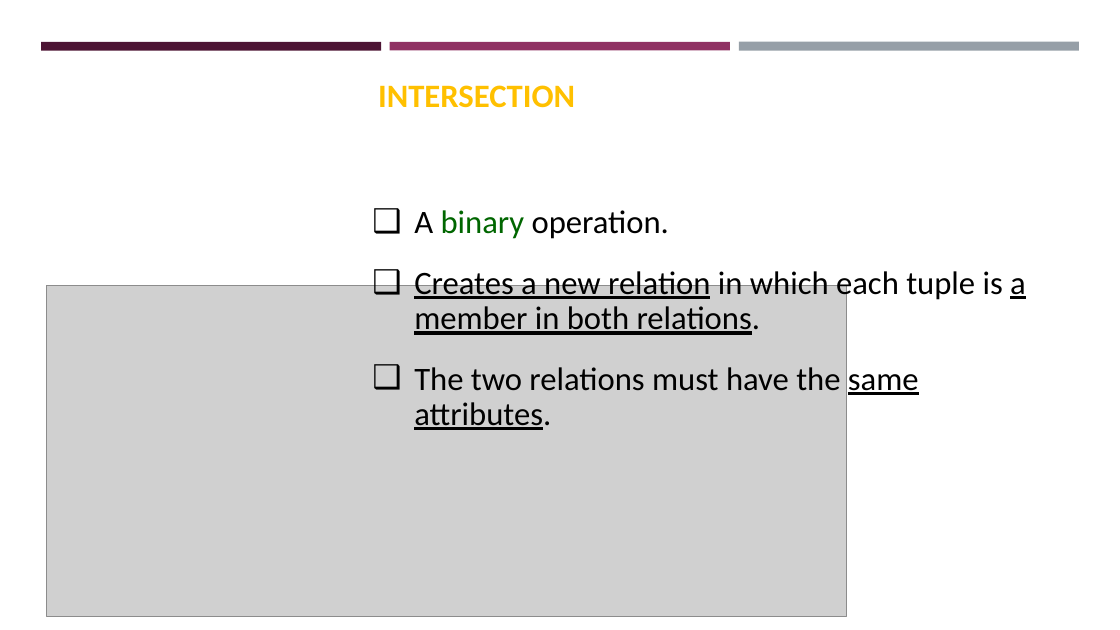
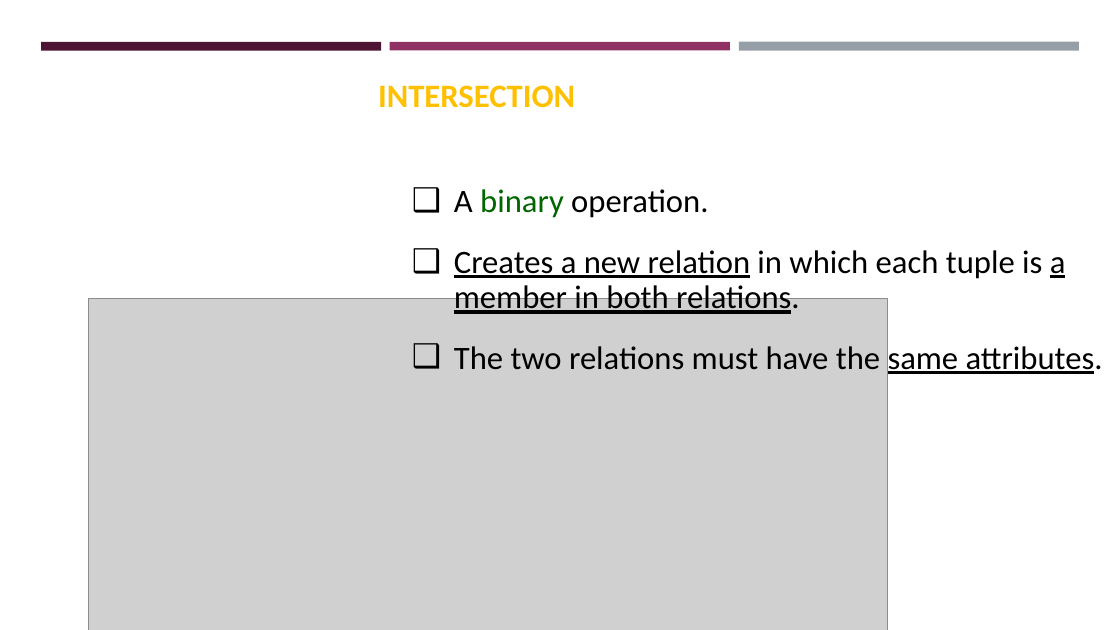
Before and after one commit to pengdsci/STA551, a slide deck: slide 19 of w01/Relational-Database-SQL-Clauses.pptx (slide 16 before the commit). Drawn at 1120x630 pixels with LibreOffice and Linux fonts; fonts in the diff are those of the drawing; grey boxes stand for pictures; background and template pictures are left out. Boxes give left, top, right and bottom in pixels: in the first picture for what was removed or moved away, otherwise in the second. Text is boxed around its words. In the diff, an @@ line names an element or a change of style, - is before the commit and + after.

```diff
--- a/w01/Relational-Database-SQL-Clauses.pptx
+++ b/w01/Relational-Database-SQL-Clauses.pptx
@@ text "A binary operation." rewrapped from <box>414,210,1026,395</box> to <box>454,189,1103,374</box> @@
@@ picture: place and size @@
-picture at <box>47,285,847,617</box>
+picture at <box>88,298,888,630</box>
```
Also in this commit, not shown: 1 other slide changed, 3 slides added, 1 other file.
